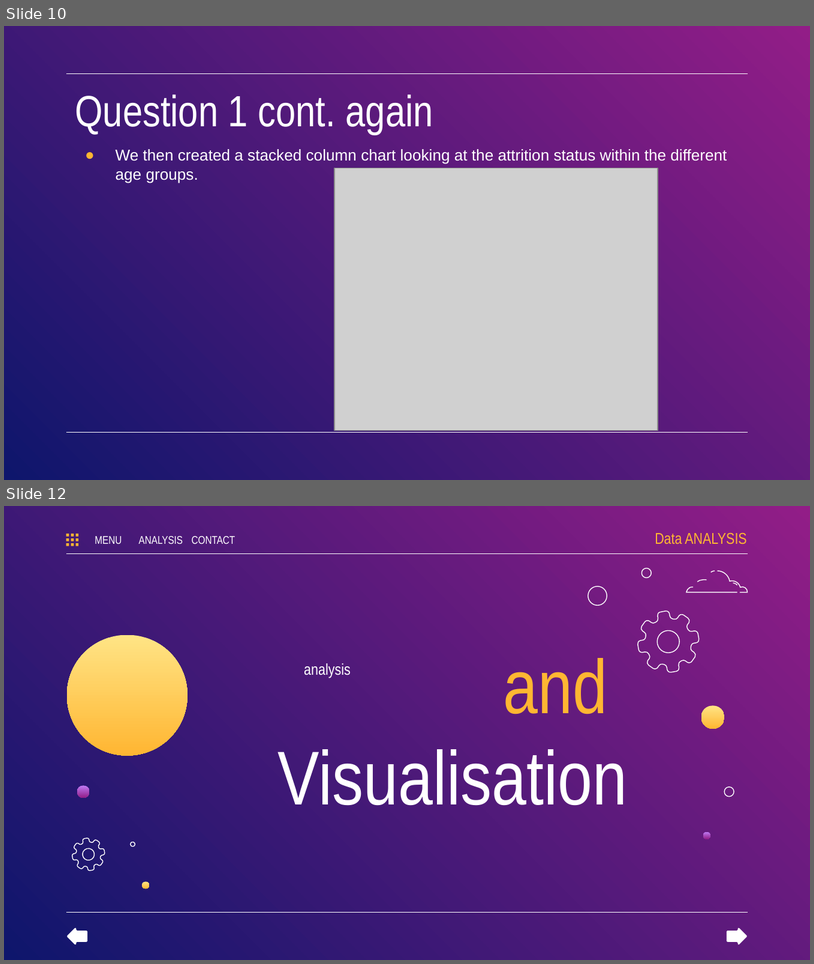
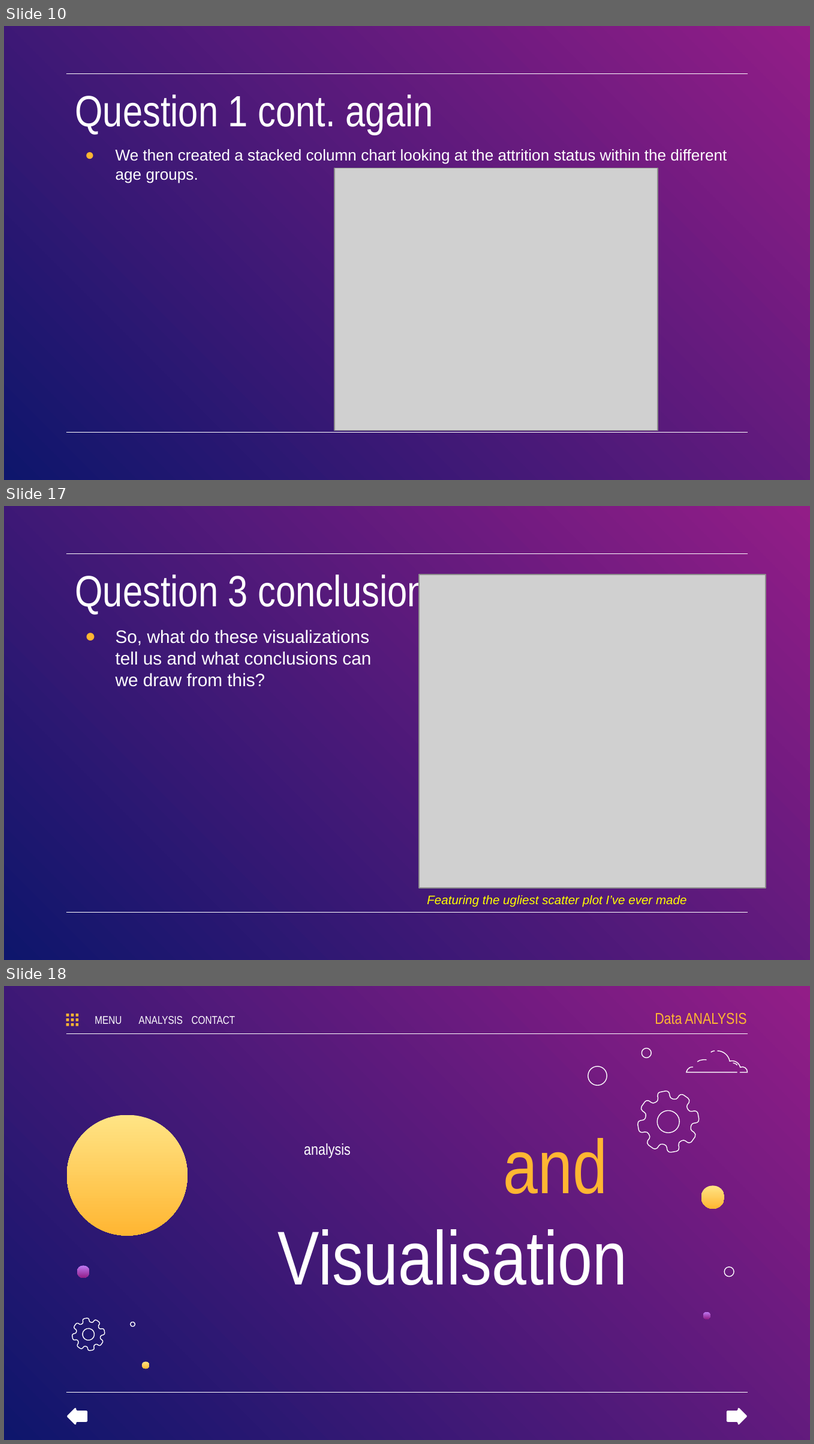
Before and after one commit to Emziicles/Project1-CreditCard, a slide deck: PresentationFile/Project Slides - v2.pptx. Shown one above the other, each under a label of ours: slides 10 and 12 before the commit, slides 10, 17 and 18 after it; the slides between them are not shown. The pictures are 814x964 and 814x1444 pixels, drawn with LibreOffice and Linux fonts; fonts in the diff are those of the drawing; grey boxes stand for pictures. Boxes give left, top, right and bottom in pixels: in the first picture for what was removed or moved away, otherwise in the second. Text is boxed around its words. In the diff, an @@ line names an element or a change of style, - is before the commit and + after.

```diff
--- a/PresentationFile/Project Slides - v2.pptx
+++ b/PresentationFile/Project Slides - v2.pptx
@@ slide 17 added at box(4, 506, 810, 960), background gradient #921D87 to #0E166C; not listed: 2 template elements that a slide beside it also shows @@
@@ title added at box(75, 574, 446, 615), 39 pt, text #FFFFFF @@
+Question 3 conclusions
@@ picture added at box(419, 574, 766, 888) @@
@@ subtitle added at box(116, 630, 371, 687), 16 pt, text #FFFFFF @@
+● So, what do these visualizations tell us and what conclusions can we draw from this?
@@ text added at box(427, 895, 687, 907), 11 pt, text #FFFF00, italic @@
+Featuring the ugliest scatter plot I’ve ever made
@@ what was slide 12 is now slide 18 @@
```
Also in this commit, not shown: 1 slide changed, 5 other slides added.
